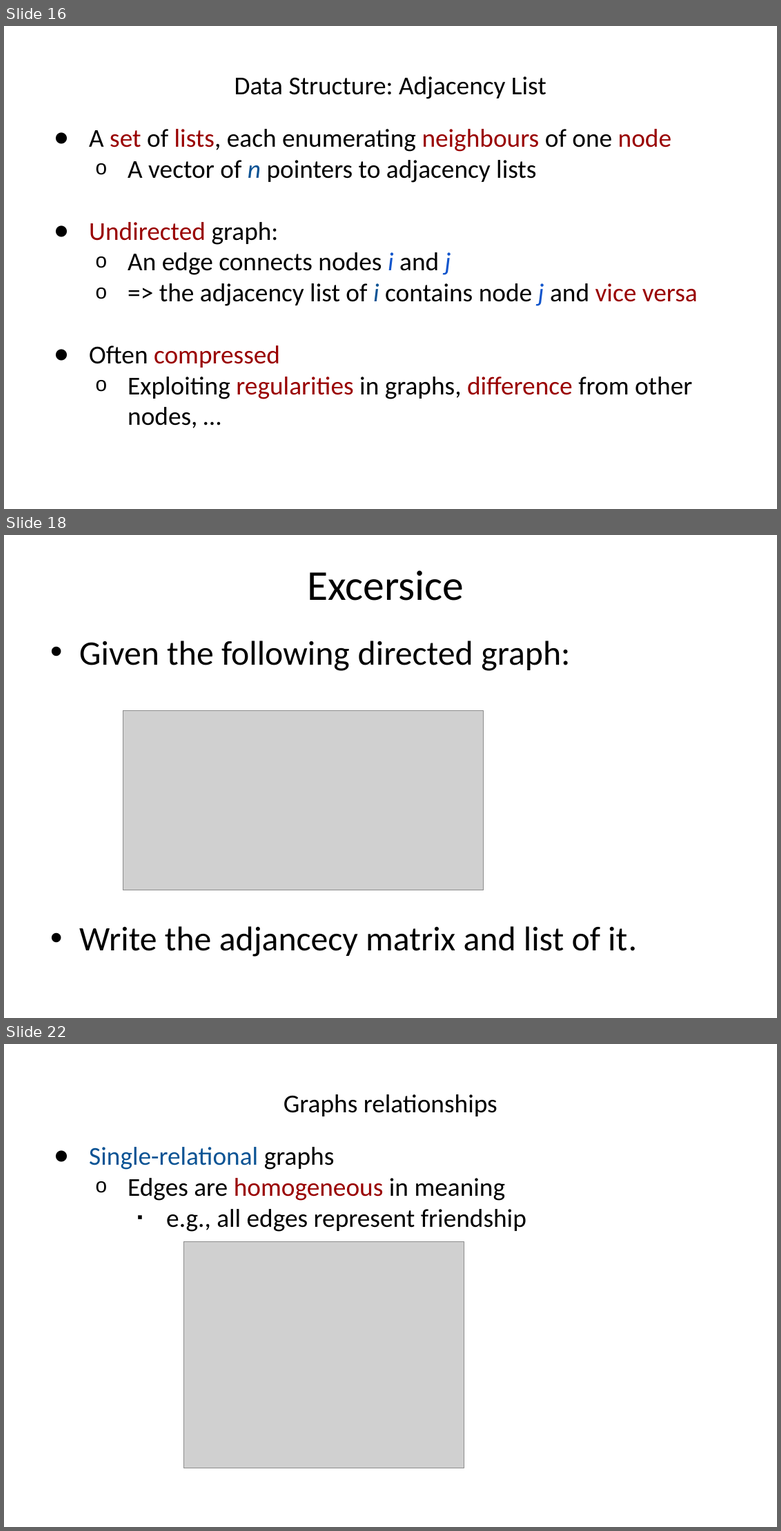
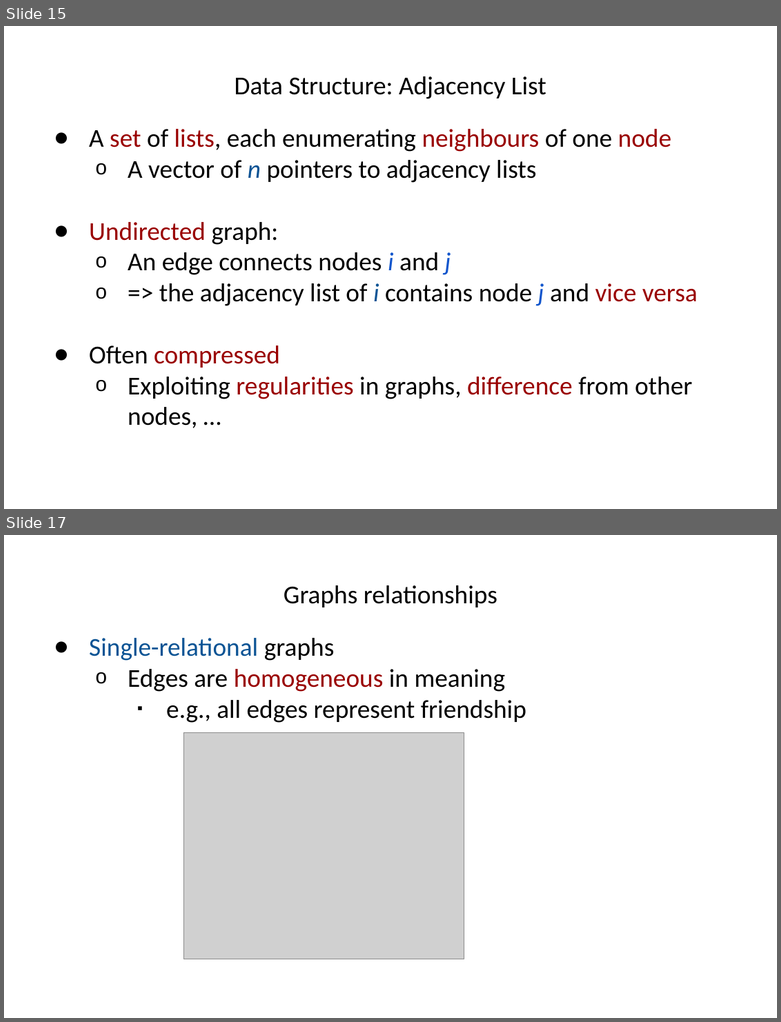
Before and after one commit to hogeschool/INFDEV026B, a slide deck: Lecture 5.pptx. Shown one above the other, each under a label of ours: slides 16, 18 and 22 before the commit, slides 15 and 17 after it; the slides between them are not shown. The pictures are 781x1531 and 781x1022 pixels, drawn with LibreOffice and Linux fonts; fonts in the diff are those of the drawing; grey boxes stand for pictures. Boxes give left, top, right and bottom in pixels: in the first picture for what was removed or moved away, otherwise in the second. Text is boxed around its words. In the diff, an @@ line names an element or a change of style, - is before the commit and + after.

```diff
--- a/Lecture 5.pptx
+++ b/Lecture 5.pptx
@@ slide 18 removed at <box>4,535,777,1018</box>, background #FFFFFF @@
@@ title removed at <box>307,570,464,601</box> @@
-Excersice
@@ text removed at <box>79,641,637,957</box> @@
-• Given the following directed graph:
-• Write the adjancecy matrix and list of it.
@@ picture removed at <box>123,710,483,890</box> @@
@@ what was slide 16 is now slide 15 @@
@@ what was slide 22 is now slide 17 @@
```
Also in this commit, not shown: 2 slides changed, 2 slides added, 11 other slides removed.
